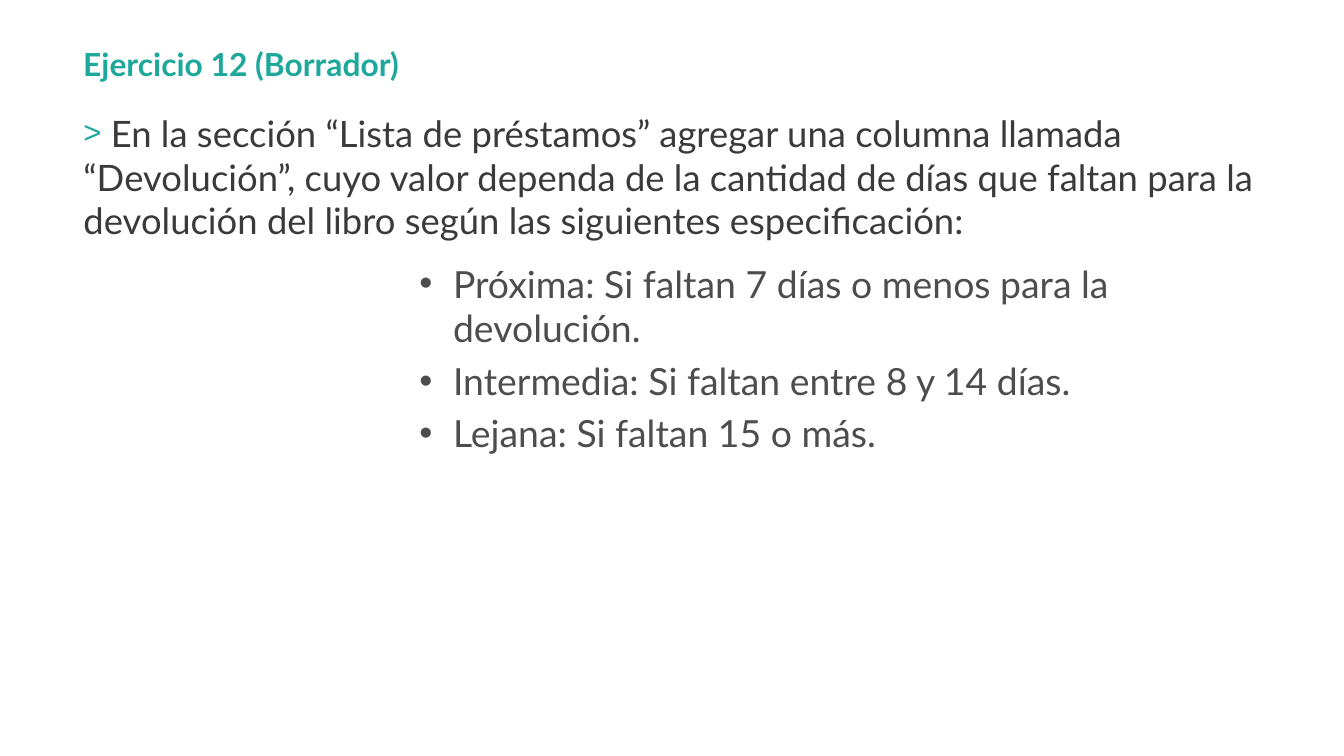
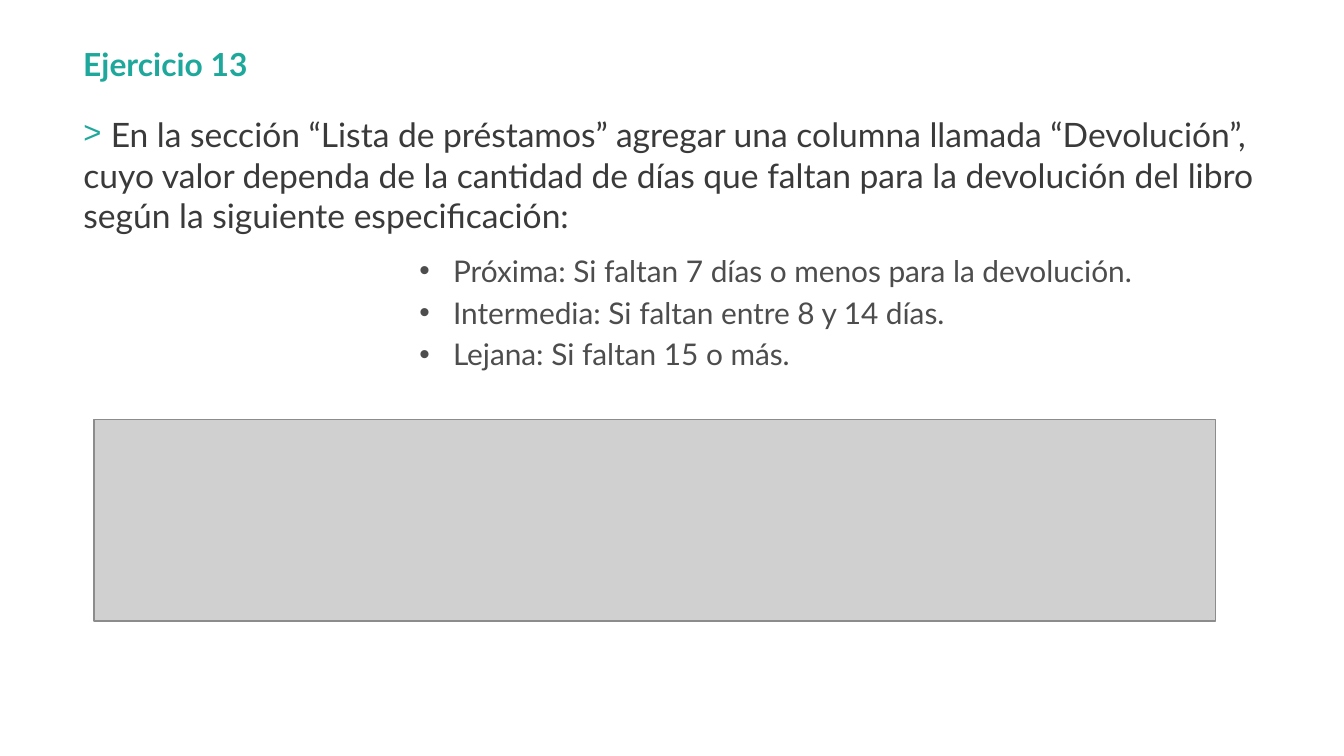
Before and after one commit to hexacta/HexactaLabs-Java, a slide deck: slide 31 of PPTS/Ejercicios.pptx (slide 29 before the commit). Drawn at 1344x756 pixels with LibreOffice and Linux fonts; fonts in the diff are those of the drawing; grey boxes stand for pictures; background and template pictures are left out. Boxes give left, top, right and bottom in pixels: in the first picture for what was removed or moved away, otherwise in the second. Text is boxed around its words. In the diff, an @@ line names an element or a change of style, - is before the commit and + after.

Commit message:
Update PPT Ejercicios
Los ejercicios 12,13 dejaron de estar en draft,y se agregó un ejercicio
que se había charlado pero no habíamos redactado.

```diff
--- a/PPTS/Ejercicios.pptx
+++ b/PPTS/Ejercicios.pptx
@@ title at box(83, 52, 248, 82): text changed @@
-Ejercicio 12 (Borrador)
+Ejercicio 13
@@ text at box(83, 121, 1253, 234): text changed; size 19.5 to 18 pt @@
-> En la sección “Lista de préstamos” agregar una columna llamada “Devolución”, cuyo valor dependa de la cantidad de días que faltan para la devolución del libro según las siguientes especificación:
+> En la sección “Lista de préstamos” agregar una columna llamada “Devolución”, cuyo valor dependa de la cantidad de días que faltan para la devolución del libro según la siguiente especificación:
@@ text at box(453, 260, 1131, 371): size 20 to 16 pt in "Próxima: Si faltan 7 días o menos ...", "Intermedia: Si faltan entre 8 y 14 ...", "Lejana: Si faltan 15 o más." @@
@@ picture added at box(94, 419, 1216, 621) @@
```
Also in this commit, not shown: 3 other slides changed, 2 slides added, 2 other files.
